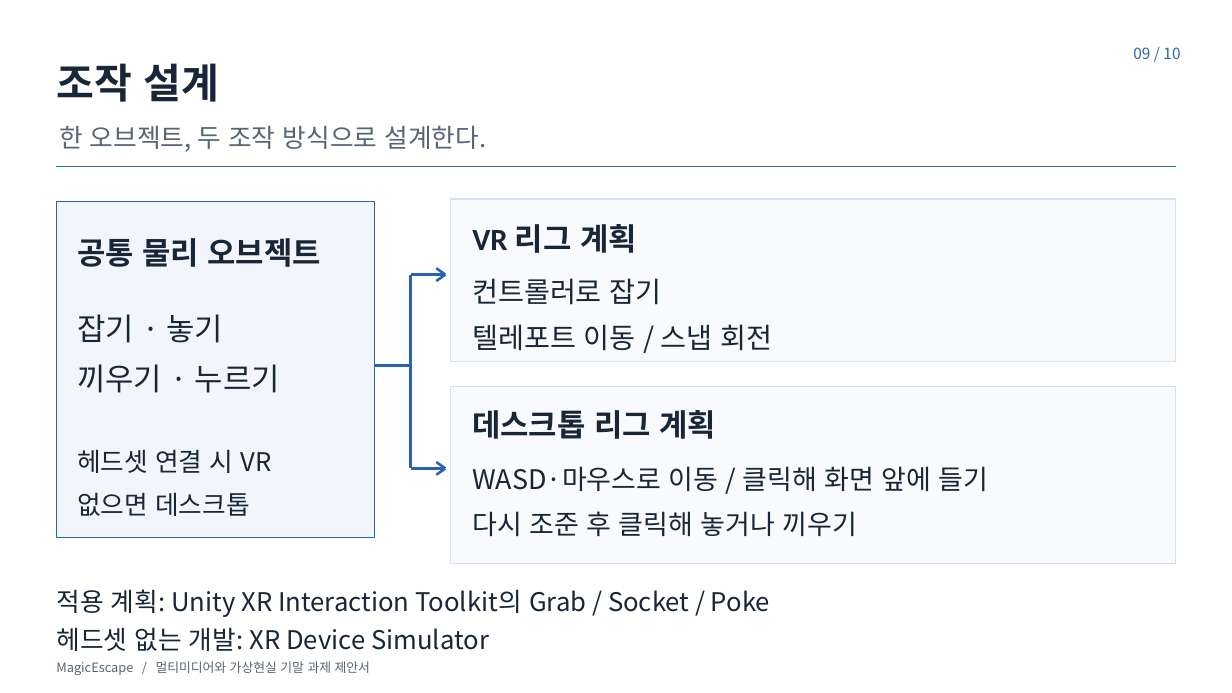
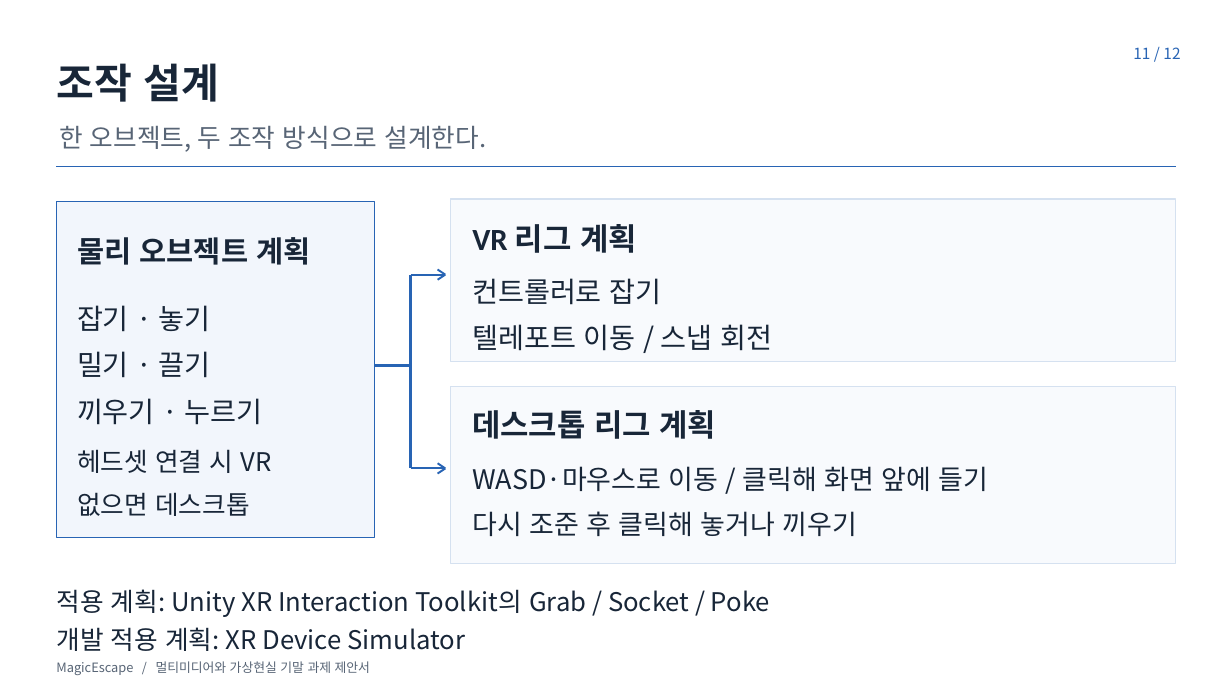
Before and after one commit to NoNamad5196/MagicEscape, a slide deck: slide 11 of presentation/proposal/MagicEscape_제안서.pptx (slide 9 before the commit). Drawn at 1232x693 pixels with LibreOffice and Linux fonts; fonts in the diff are those of the drawing. Boxes give left, top, right and bottom in pixels: in the first picture for what was removed or moved away, otherwise in the second. Text is boxed around its words. In the diff, an @@ line names an element or a change of style, - is before the commit and + after.

```diff
--- a/presentation/proposal/MagicEscape_제안서.pptx
+++ b/presentation/proposal/MagicEscape_제안서.pptx
@@ text at <box>1133,47,1180,59</box>: text changed @@
-09 / 10
+11 / 12
@@ text at <box>77,237,311,265</box>: text changed; size 24 to 23 pt @@
-공통 물리 오브젝트
+물리 오브젝트 계획
@@ text "잡기 · 놓기": place and size @@
-text "잡기 · 놓기" at <box>77,314,280,393</box>
+text "잡기 · 놓기" at <box>77,305,263,425</box>
@@ line (438, 280) - (445, 274): stroke #2864B4 2 pt to #2864B4 1.5 pt @@
@@ line (438, 270) - (445, 274): stroke #2864B4 2 pt to #2864B4 1.5 pt @@
@@ text at <box>77,305,263,425</box>: size 24 to 22 pt in "잡기 · 놓기", "끼우기 · 누르기" @@
@@ text at <box>77,351,211,378</box>: paragraph added @@
+밀기 · 끌기
@@ line (438, 463) - (445, 469): stroke #2864B4 2 pt to #2864B4 1.5 pt @@
@@ line (438, 473) - (445, 469): stroke #2864B4 2 pt to #2864B4 1.5 pt @@
@@ text at <box>56,627,465,651</box>: text changed @@
-헤드셋 없는 개발: XR Device Simulator
+개발 적용 계획: XR Device Simulator
```
Also in this commit, not shown: 7 other slides changed, 4 slides added, 2 slides removed, 18 other files.
